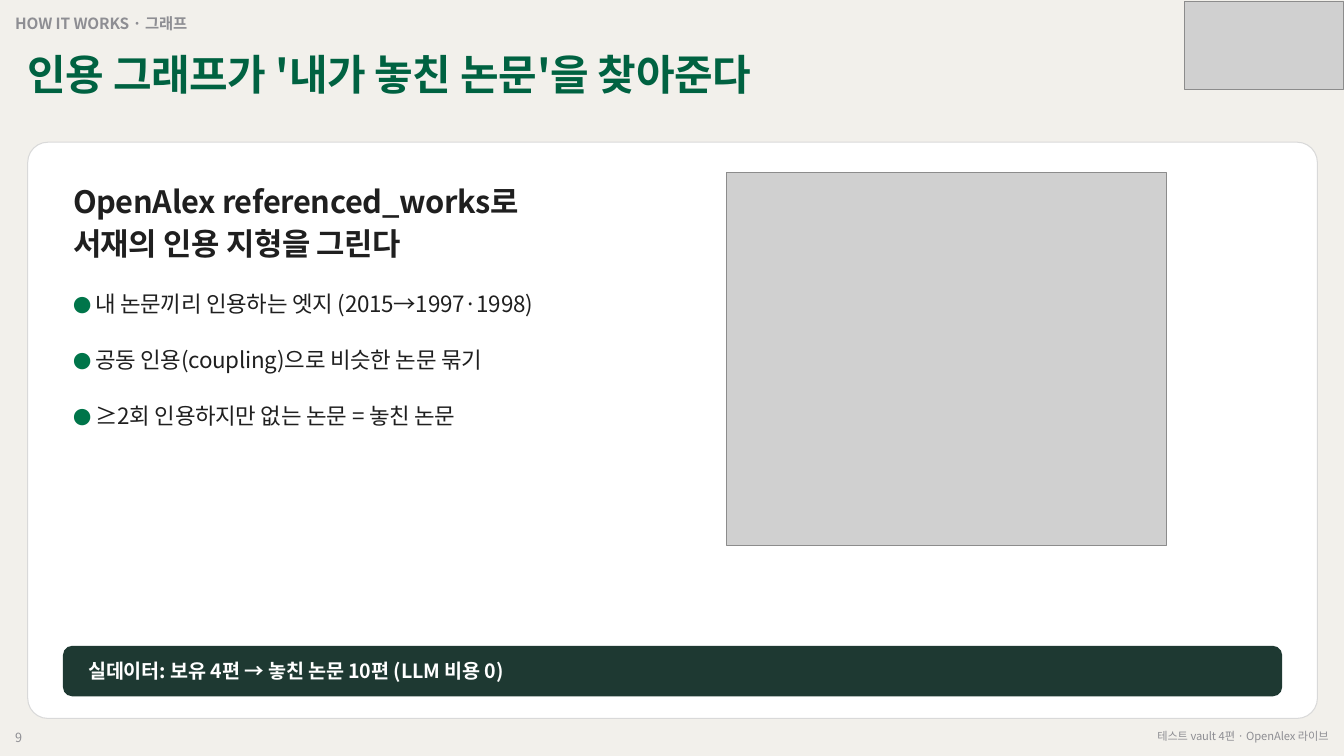
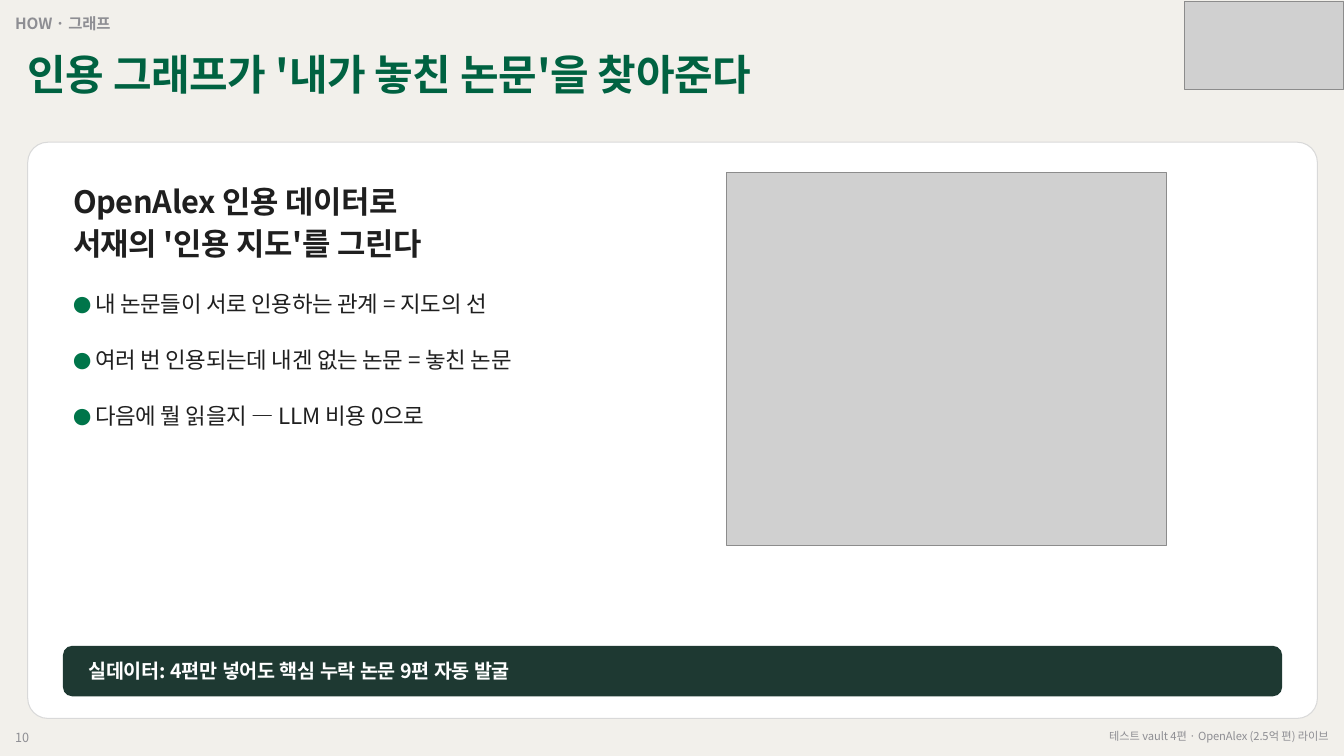
Before and after one commit to grotyx/rag-obsidian, a slide deck: slide 10 of presentation/rag_obsidian_deck.pptx (slide 9 before the commit). Drawn at 1344x756 pixels with LibreOffice and Linux fonts; fonts in the diff are those of the drawing; grey boxes stand for pictures. Boxes give left, top, right and bottom in pixels: in the first picture for what was removed or moved away, otherwise in the second. Text is boxed around its words. In the diff, an @@ line names an element or a change of style, - is before the commit and + after.

```diff
--- a/presentation/rag_obsidian_deck.pptx
+++ b/presentation/rag_obsidian_deck.pptx
@@ text at [15,16,110,30]: text changed @@
-HOW IT WORKS · 그래프
+HOW · 그래프
@@ text at [73,187,512,426]: text changed @@
-OpenAlex referenced_works로
-서재의 인용 지형을 그린다
-● 내 논문끼리 인용하는 엣지 (2015→1997·1998)
-● 공동 인용(coupling)으로 비슷한 논문 묶기
-● ≥2회 인용하지만 없는 논문 = 놓친 논문
+OpenAlex 인용 데이터로
+서재의 '인용 지도'를 그린다
+● 내 논문들이 서로 인용하는 관계 = 지도의 선
+● 여러 번 인용되는데 내겐 없는 논문 = 놓친 논문
+● 다음에 뭘 읽을지 — LLM 비용 0으로
@@ text at [88,661,510,680]: text changed @@
-실데이터: 보유 4편 → 놓친 논문 10편 (LLM 비용 0)
+실데이터: 4편만 넣어도 핵심 누락 논문 9편 자동 발굴
@@ text at [15,733,29,742]: text changed @@
-9
+10
@@ text at [1109,731,1329,743]: text changed @@
-테스트 vault 4편 · OpenAlex 라이브
+테스트 vault 4편 · OpenAlex (2.5억 편) 라이브
```
Also in this commit, not shown: 10 other slides changed, 5 slides added, 3 slides removed, 5 other files.
